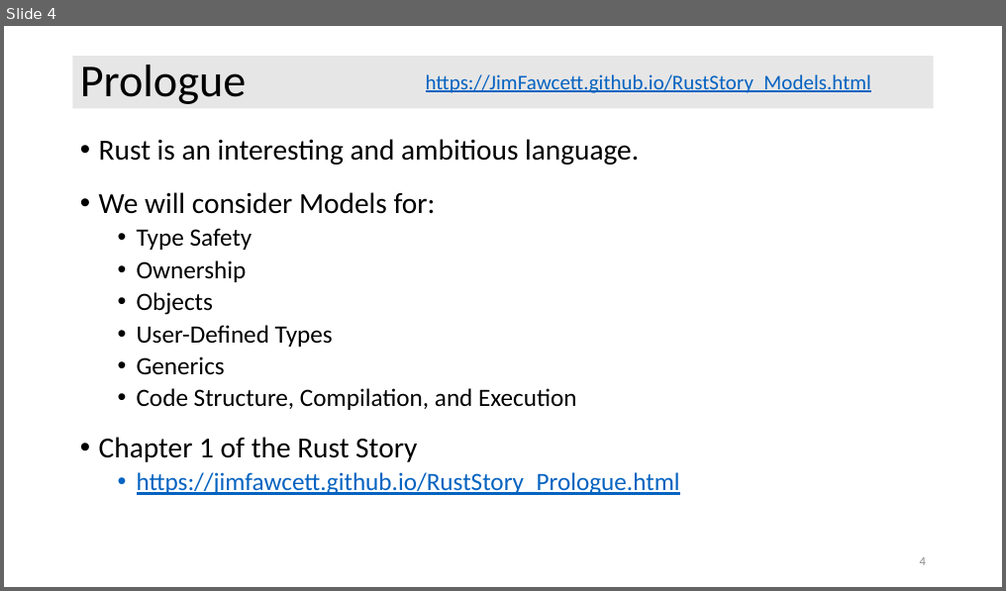
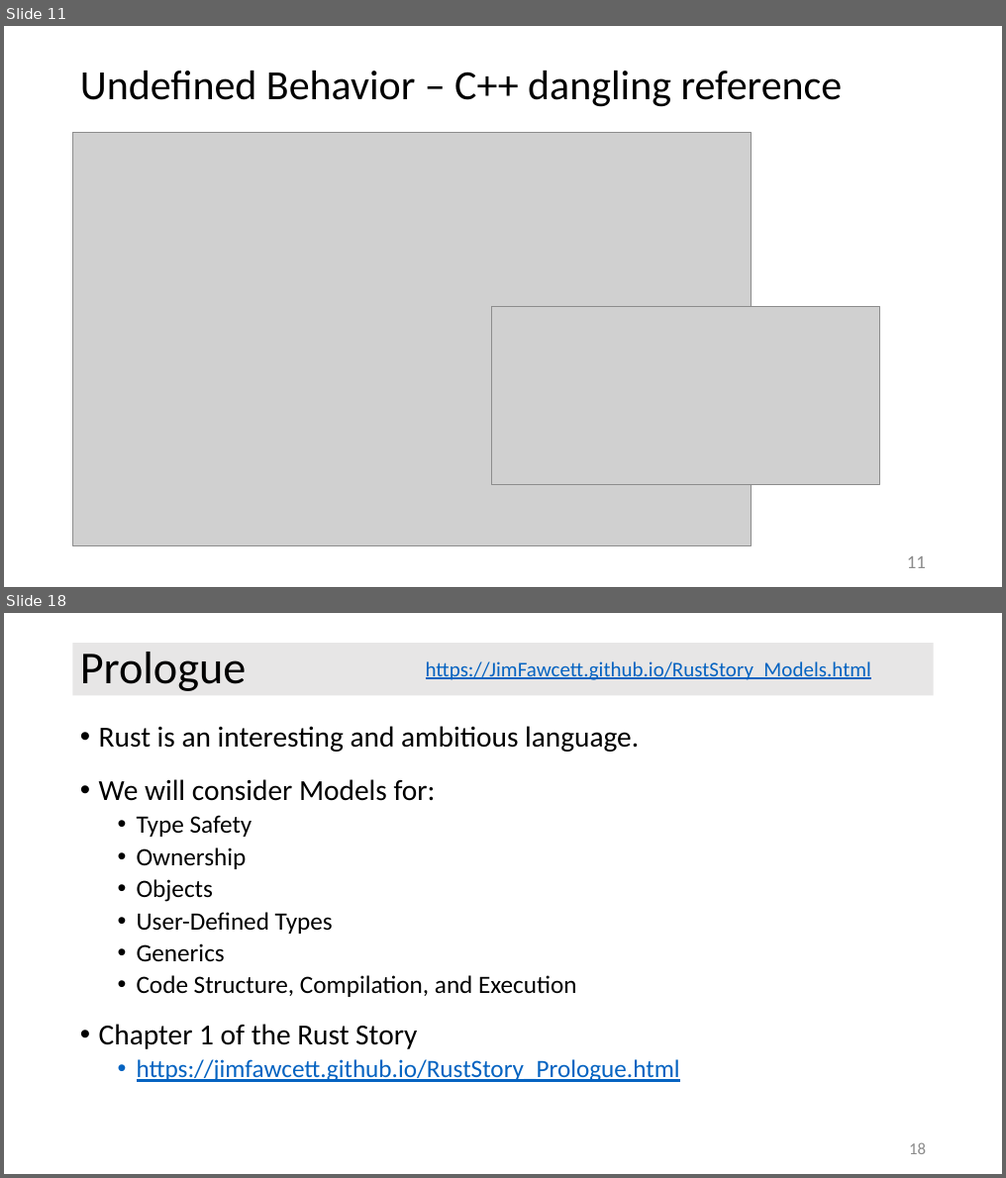
Before and after one commit to JimFawcett/JimFawcett.github.io, a slide deck: Resources/RustModels.pptx. Shown one above the other, each under a label of ours: slide 4 before the commit, slides 11 and 18 after it; the slides between them are not shown. The pictures are 1006x591 and 1006x1178 pixels, drawn with LibreOffice and Linux fonts; fonts in the diff are those of the drawing; grey boxes stand for pictures. Boxes give left, top, right and bottom in pixels: in the first picture for what was removed or moved away, otherwise in the second. Text is boxed around its words. In the diff, an @@ line names an element or a change of style, - is before the commit and + after.

```diff
--- a/Resources/RustModels.pptx
+++ b/Resources/RustModels.pptx
@@ slide 11 added at box(4, 26, 1002, 587), background #FFFFFF @@
@@ title added at box(80, 71, 843, 107), 40 pt, text #000000 @@
+Undefined Behavior – C++ dangling reference
@@ picture added at box(73, 132, 751, 547) @@
@@ picture added at box(491, 307, 879, 485) @@
@@ page number added at box(907, 557, 926, 569), 18 pt, text #8C8C8C @@
+11
@@ what was slide 4 is now slide 18 @@
@@ page number at box(909, 1143, 926, 1155): text changed; size 12 to 16 pt @@
-4
+18
```
Also in this commit, not shown: 4 slides changed, 14 other slides added, 2 other files.
